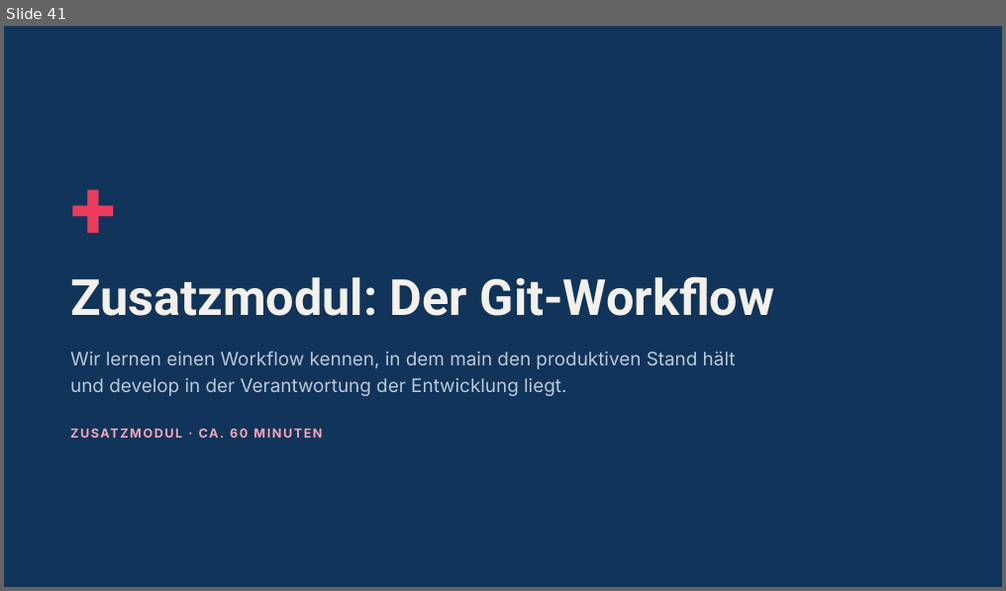
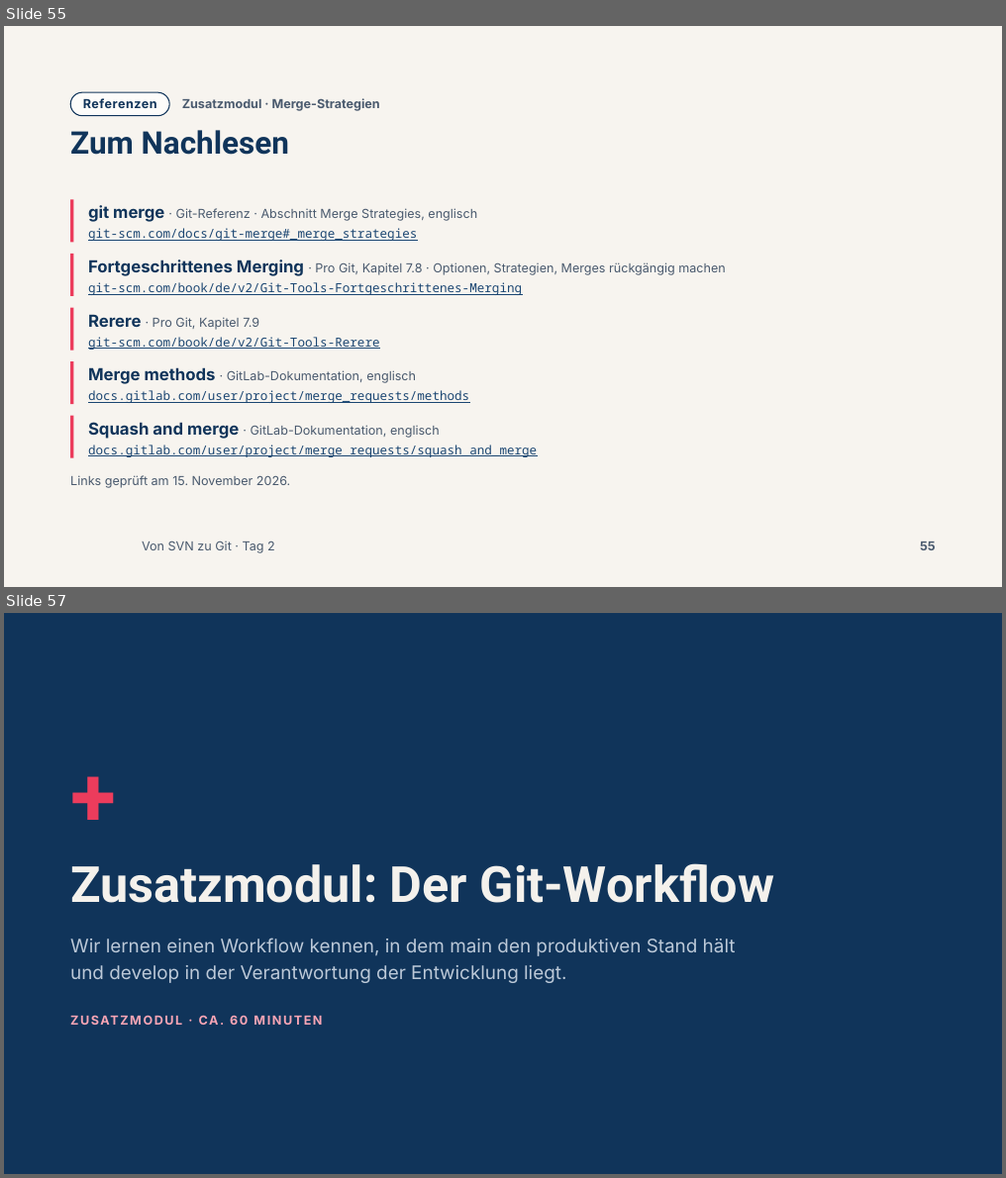
Before and after one commit to AndreasSchoenfeldUser/Von-SVN-zu-Git-Workshop, a slide deck: slides/pptx/tag2.pptx. Shown one above the other, each under a label of ours: slide 41 before the commit, slides 55 and 57 after it; the slides between them are not shown. The pictures are 1006x591 and 1006x1178 pixels, drawn with LibreOffice and Linux fonts; fonts in the diff are those of the drawing; background and template pictures are left out. Boxes give left, top, right and bottom in pixels: in the first picture for what was removed or moved away, otherwise in the second. Text is boxed around its words. In the diff, an @@ line names an element or a change of style, - is before the commit and + after.

```diff
--- a/slides/pptx/tag2.pptx
+++ b/slides/pptx/tag2.pptx
@@ slide 55 added at bbox=[4, 26, 1002, 587], background #F7F4EF @@
@@ rounded rectangle added at bbox=[70, 92, 169, 116], fill #FDFCFA, outline #10345A 1 pt @@
@@ text added at bbox=[83, 98, 157, 108], 12 pt, text #10345A, bold @@
+Referenzen
@@ text added at bbox=[182, 98, 380, 111], 12 pt, text #4A5A6E, bold @@
+Zusatzmodul · Merge-Strategien
@@ title added at bbox=[70, 130, 289, 155], 30 pt, text #10345A, bold @@
+Zum Nachlesen
@@ rectangle added at bbox=[70, 199, 73, 243], fill #EC3C5C @@
@@ text added at bbox=[88, 205, 477, 222], 12 pt, text #4A5A6E @@
+git merge · Git-Referenz · Abschnitt Merge Strategies, englisch
@@ text added at bbox=[88, 228, 417, 241], 12 pt, text #1B4672, underline @@
+git-scm.com/docs/git-merge#_merge_strategies
@@ rectangle added at bbox=[70, 254, 73, 296], fill #EC3C5C @@
@@ text added at bbox=[88, 260, 725, 276], 12 pt, text #4A5A6E @@
+Fortgeschrittenes Merging · Pro Git, Kapitel 7.8 · Optionen, Strategien, Merges rückgängig machen
@@ text added at bbox=[88, 282, 522, 295], 12 pt, text #1B4672, underline @@
+git-scm.com/book/de/v2/Git-Tools-Fortgeschrittenes-Merging
@@ rectangle added at bbox=[70, 307, 73, 350], fill #EC3C5C @@
@@ text added at bbox=[88, 314, 259, 330], 12 pt, text #4A5A6E @@
+Rerere · Pro Git, Kapitel 7.9
@@ text added at bbox=[88, 337, 380, 350], 12 pt, text #1B4672, underline @@
+git-scm.com/book/de/v2/Git-Tools-Rerere
@@ rectangle added at bbox=[70, 363, 73, 405], fill #EC3C5C @@
@@ text added at bbox=[88, 368, 416, 384], 12 pt, text #4A5A6E @@
+Merge methods · GitLab-Dokumentation, englisch
@@ text added at bbox=[88, 390, 469, 403], 12 pt, text #1B4672, underline @@
+docs.gitlab.com/user/project/merge_requests/methods
@@ rectangle added at bbox=[70, 416, 73, 459], fill #EC3C5C @@
@@ text added at bbox=[88, 422, 440, 439], 12 pt, text #4A5A6E @@
+Squash and merge · GitLab-Dokumentation, englisch
@@ text added at bbox=[88, 445, 537, 458], 12 pt, text #1B4672, underline @@
+docs.gitlab.com/user/project/merge_requests/squash_and_merge
@@ text added at bbox=[70, 475, 290, 488], 12 pt, text #4A5A6E @@
+Links geprüft am 15. November 2026.
@@ text added at bbox=[142, 541, 275, 554], 12 pt, text #4A5A6E @@
+Von SVN zu Git · Tag 2
@@ page number added at bbox=[920, 542, 936, 551], 12 pt, text #4A5A6E, bold @@
+55
@@ what was slide 41 is now slide 57 @@
```
Also in this commit, not shown: 1 slide changed, 15 other slides added, 44 other files.
